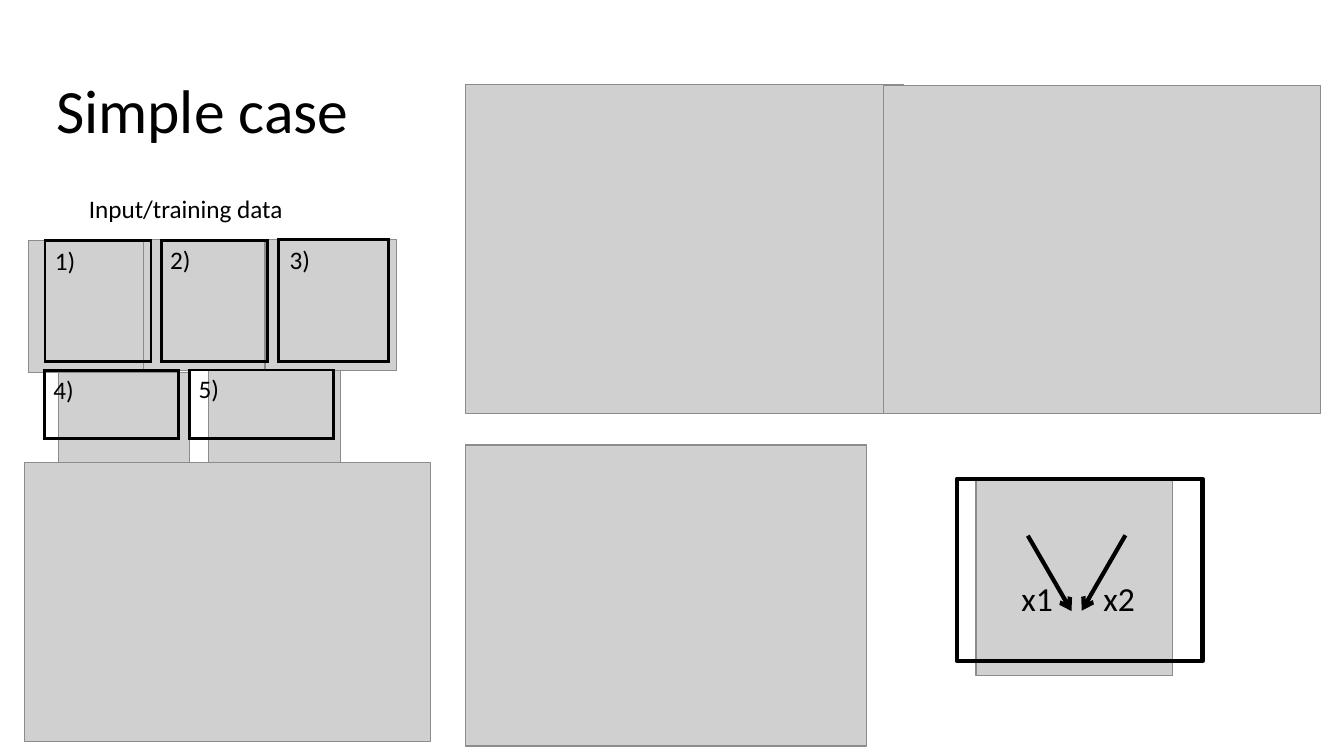
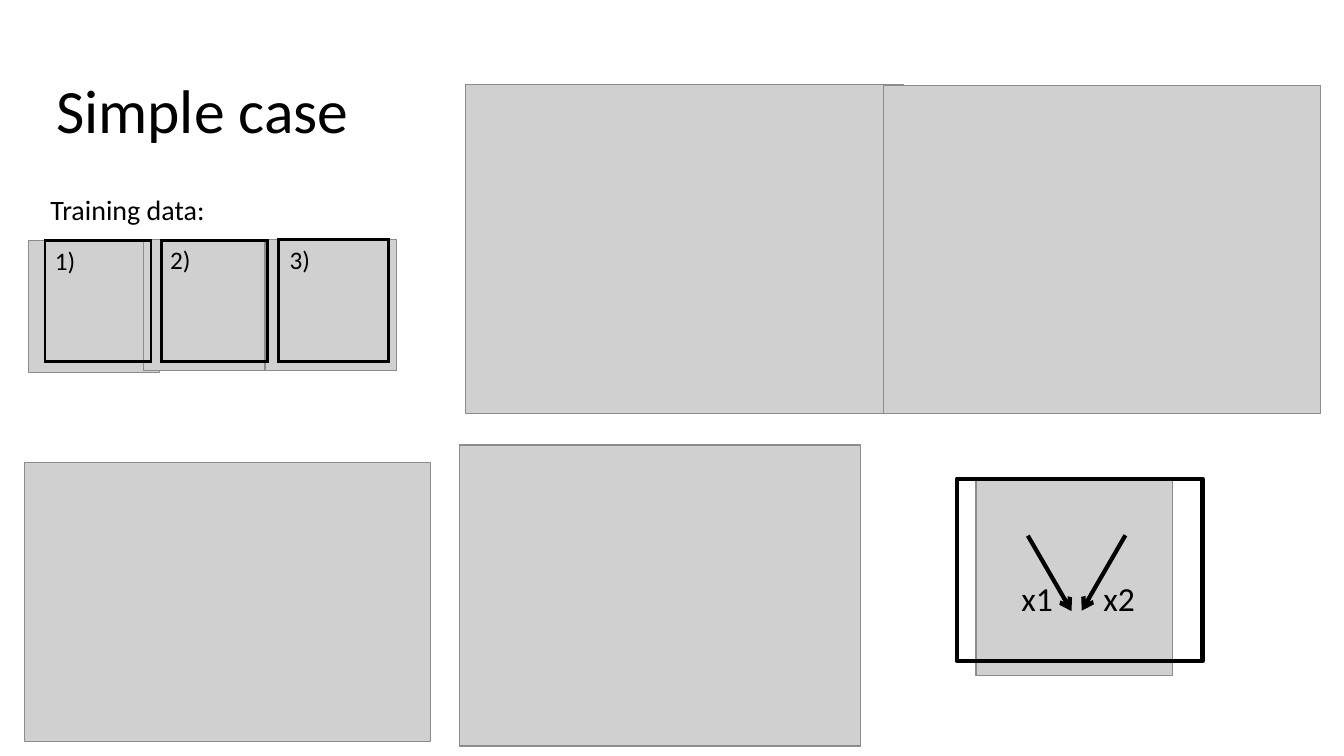
Before and after one commit to MaltheBisbo/learningForces, a slide deck: slide 11 of Presentations/2018-06-25-Malthe-villum.pptx (slide 5 before the commit). Drawn at 1344x756 pixels with LibreOffice and Linux fonts; fonts in the diff are those of the drawing; grey boxes stand for pictures. Boxes give left, top, right and bottom in pixels: in the first picture for what was removed or moved away, otherwise in the second. Text is boxed around its words. In the diff, an @@ line names an element or a change of style, - is before the commit and + after.

```diff
--- a/Presentations/2018-06-25-Malthe-villum.pptx
+++ b/Presentations/2018-06-25-Malthe-villum.pptx
@@ text at [50, 200, 205, 225]: text changed; size 18 to 20 pt @@
-Input/training data
+Training data:
@@ rectangle removed at [45, 371, 179, 440] @@
@@ text removed at [53, 379, 73, 406] @@
-4)
@@ picture removed at [58, 372, 191, 504] @@
@@ rectangle removed at [190, 370, 334, 439] @@
@@ text removed at [199, 378, 219, 405] @@
-5)
@@ picture removed at [209, 371, 341, 503] @@
@@ picture: place and size @@
-picture at [466, 446, 867, 747]
+picture at [459, 446, 860, 747]
```
Also in this commit, not shown: 3 other slides changed, 22 slides added, 6 other files.
